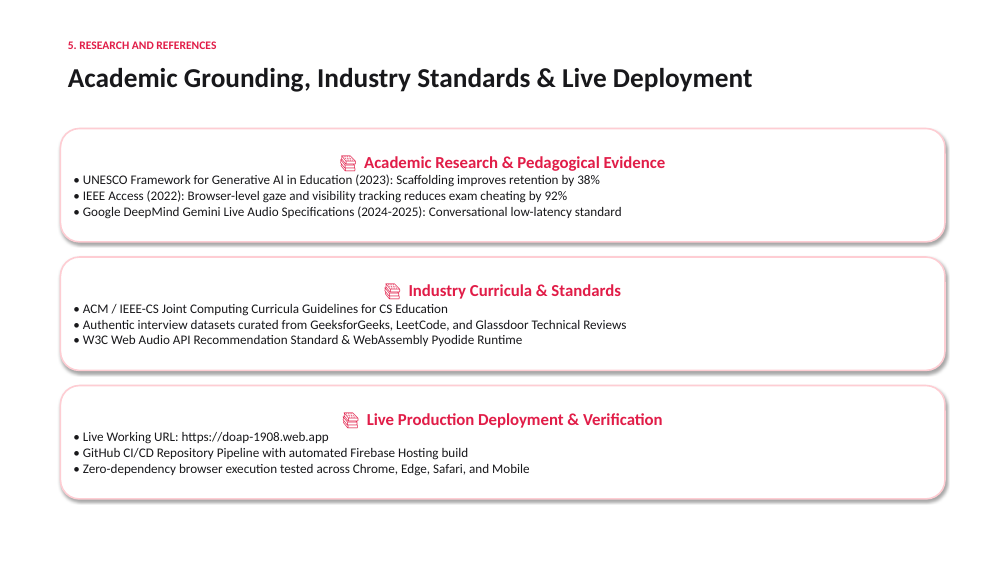
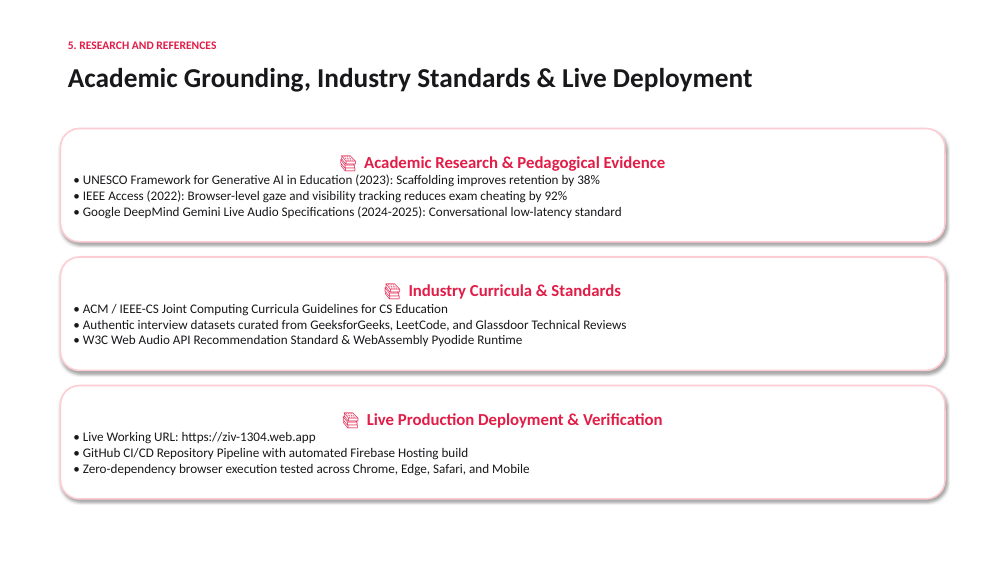
Before and after one commit to thoratpratik2323-hue/doap-intelligent-learning, a slide deck: slide 8 of Ziv_Project_Presentation.pptx. Drawn at 1008x567 pixels with LibreOffice and Linux fonts; fonts in the diff are those of the drawing. Boxes give left, top, right and bottom in pixels: in the first picture for what was removed or moved away, otherwise in the second. Text is boxed around its words. In the diff, an @@ line names an element or a change of style, - is before the commit and + after.

Commit message:
chore: migrate live domain and presentation links to ziv-1304.web.app

```diff
--- a/Ziv_Project_Presentation.pptx
+++ b/Ziv_Project_Presentation.pptx
@@ text in rounded rectangle at [83, 432, 316, 444]: text changed @@
-• Live Working URL: https://doap-1908.web.app
+• Live Working URL: https://ziv-1304.web.app
```
Also in this commit, not shown: 1 other slide changed, 5 other files.
